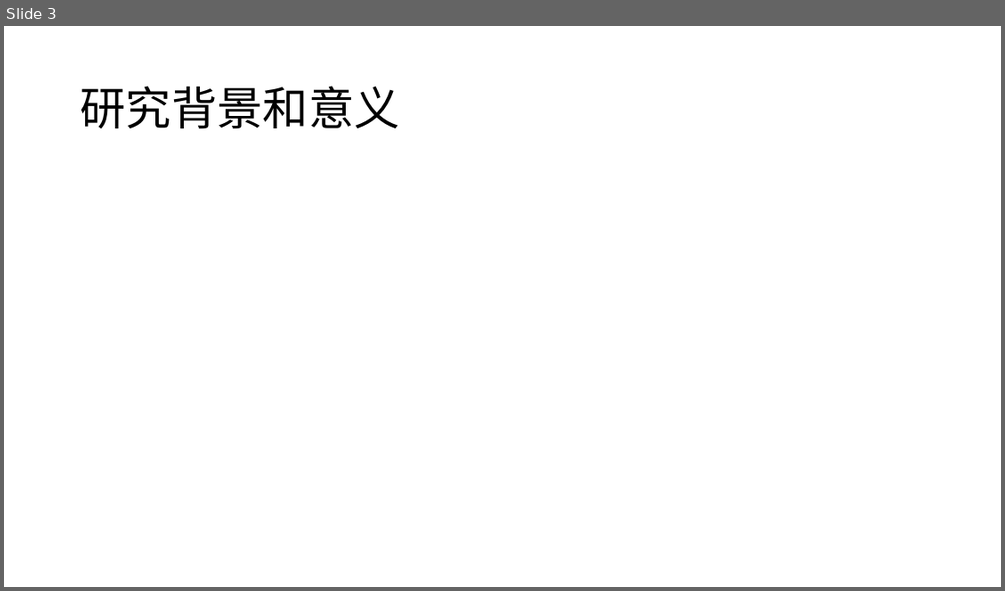
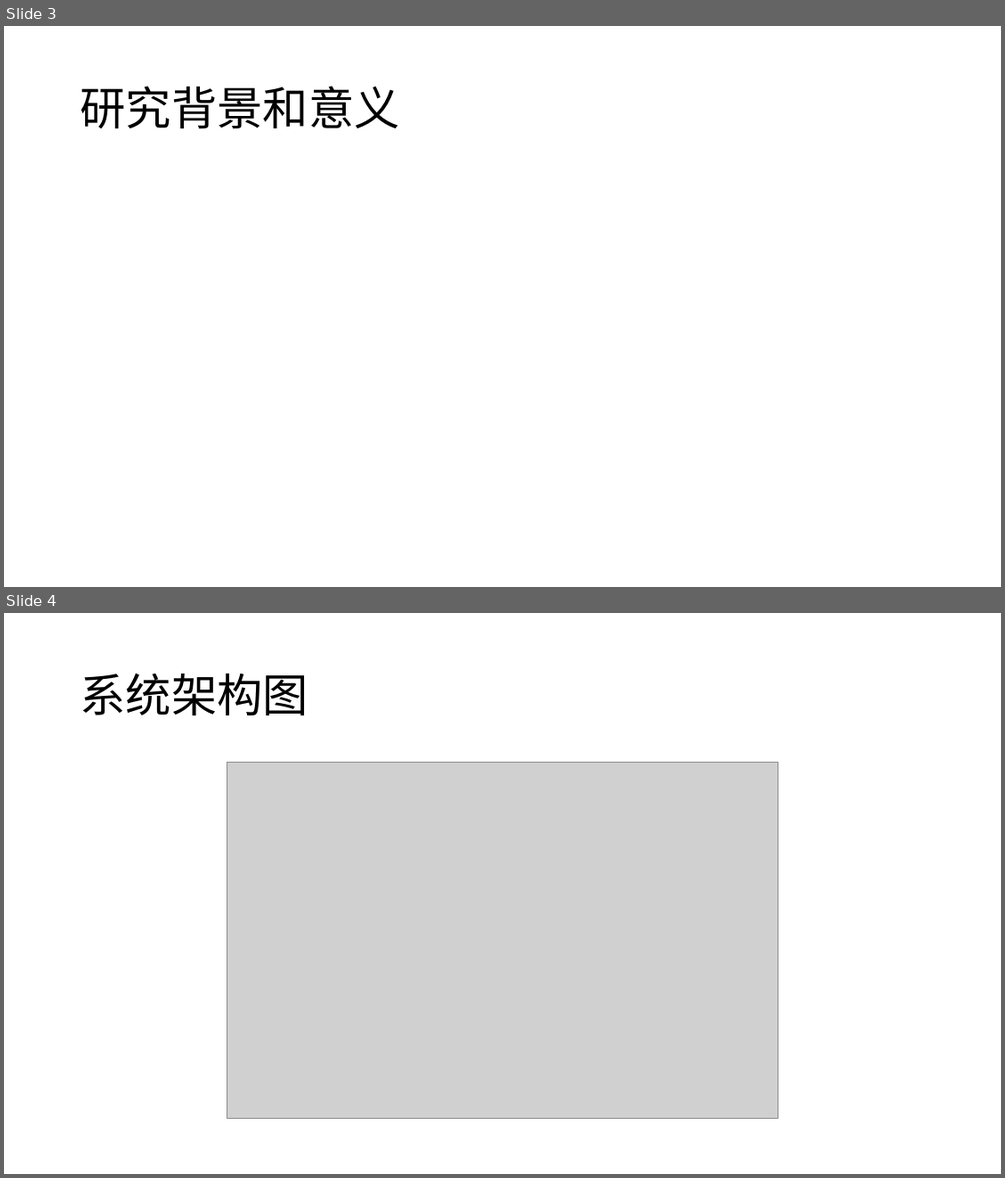
Before and after one commit to Yourdaylight/Auto_maching_learning, a slide deck: 答辩ppt.pptx. Shown one above the other, each under a label of ours: slide 3 before the commit, slides 3 and 4 after it. The pictures are 1005x591 and 1005x1178 pixels, drawn with LibreOffice and Linux fonts; fonts in the diff are those of the drawing; grey boxes stand for pictures. Boxes give left, top, right and bottom in pixels: in the first picture for what was removed or moved away, otherwise in the second. Text is boxed around its words. In the diff, an @@ line names an element or a change of style, - is before the commit and + after.

```diff
--- a/答辩ppt.pptx
+++ b/答辩ppt.pptx
@@ slide 4 added at box(4, 613, 1001, 1174), background #FFFFFF @@
@@ title added at box(80, 674, 308, 715), 44 pt, text #000000 @@
+系统架构图
@@ picture added at box(226, 763, 778, 1119) @@
```
Also in this commit, not shown: 1 slide changed, 1 other slide added, 8 other files.
